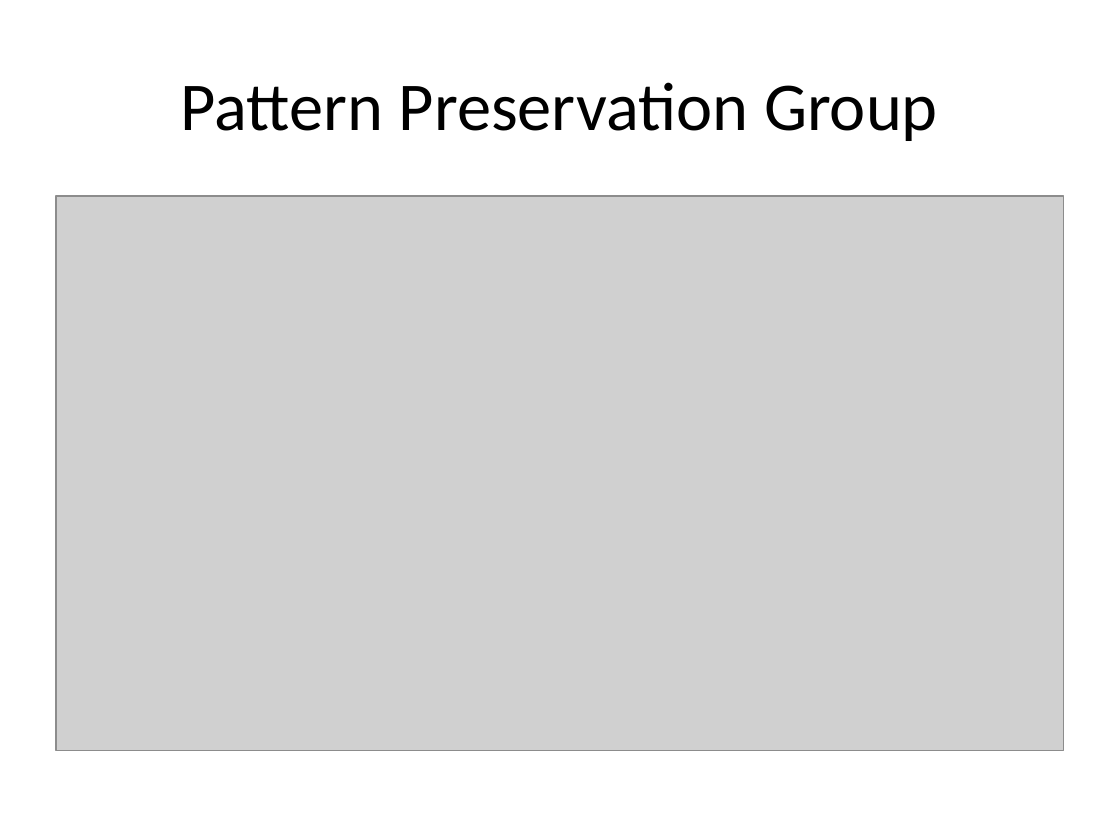
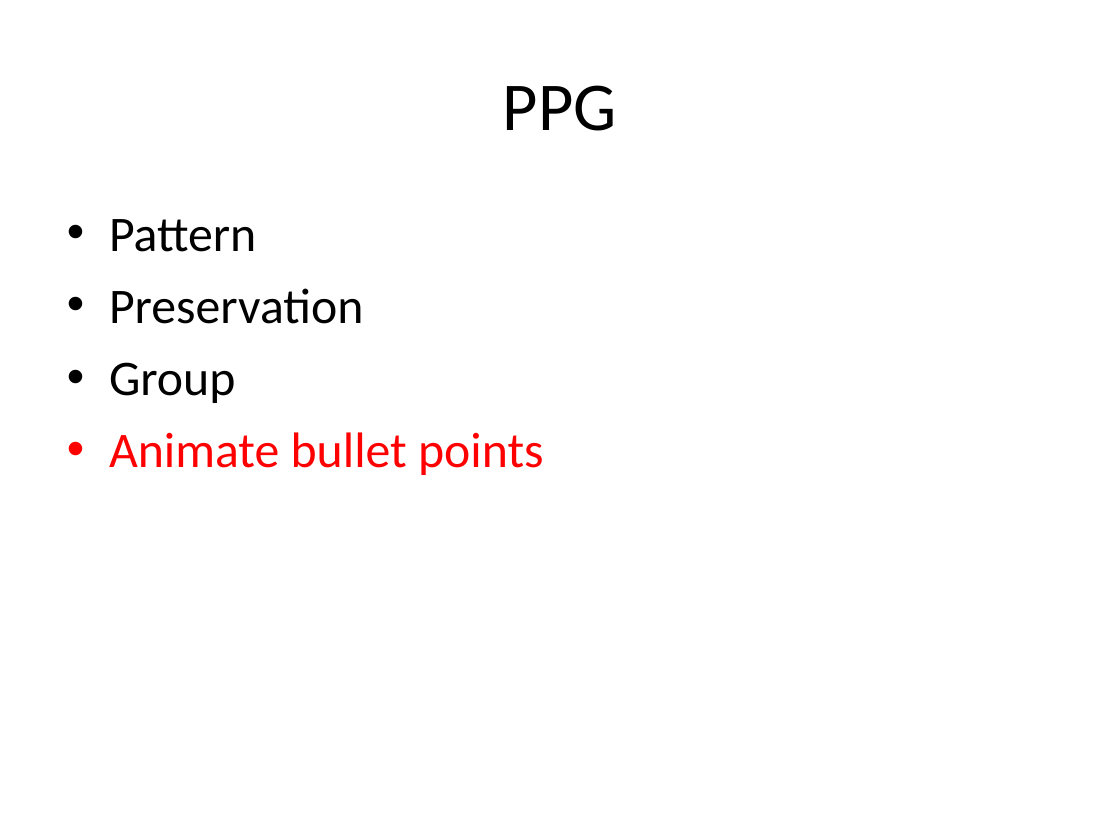
Before and after one commit to kamyu104/GofPatterns, a slide deck: slide 84 of Effective patterns.ppt (slide 57 before the commit). Drawn at 1120x840 pixels with LibreOffice and Linux fonts; fonts in the diff are those of the drawing; grey boxes stand for pictures. Boxes give left, top, right and bottom in pixels: in the first picture for what was removed or moved away, otherwise in the second. Text is boxed around its words. In the diff, an @@ line names an element or a change of style, - is before the commit and + after.

```diff
--- a/Effective patterns.ppt
+++ b/Effective patterns.ppt
@@ title at <box>503,85,617,131</box>: text changed @@
-Pattern Preservation Group
+PPG
@@ picture removed at <box>56,196,1064,750</box> @@
@@ text added at <box>109,219,544,475</box>, 32 pt, text #000000 @@
+• Pattern
+• Preservation
+• Group
+• Animate bullet points
```
Also in this commit, not shown: 6 other slides changed, 30 slides added, 5 slides removed.
